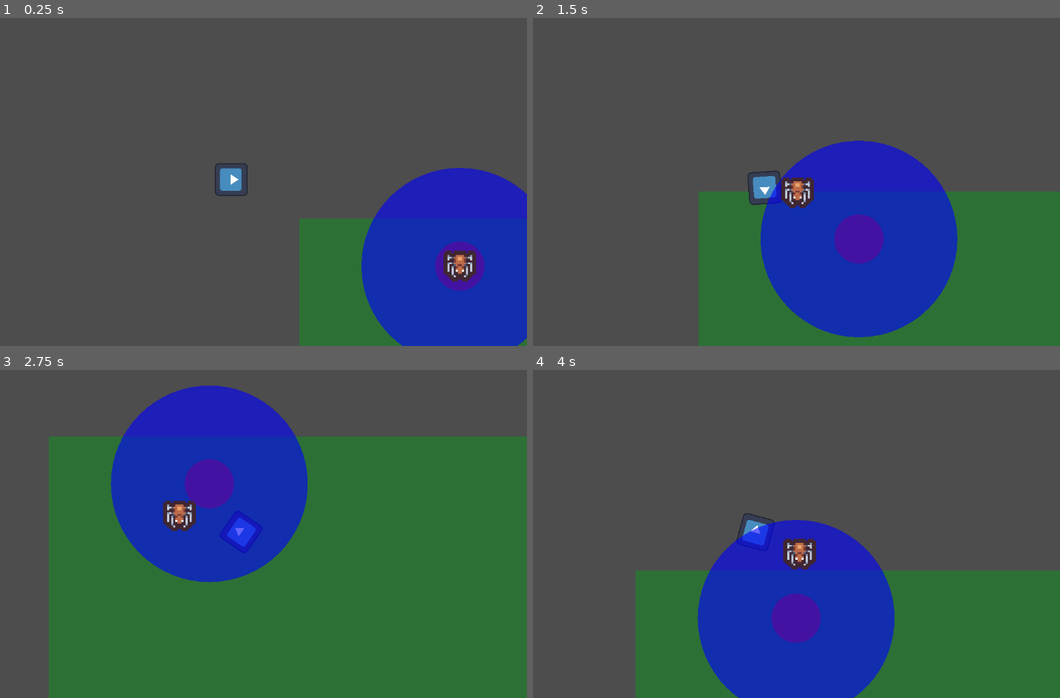
Above: before the commit, frames 1-4 (two rows, left to right).
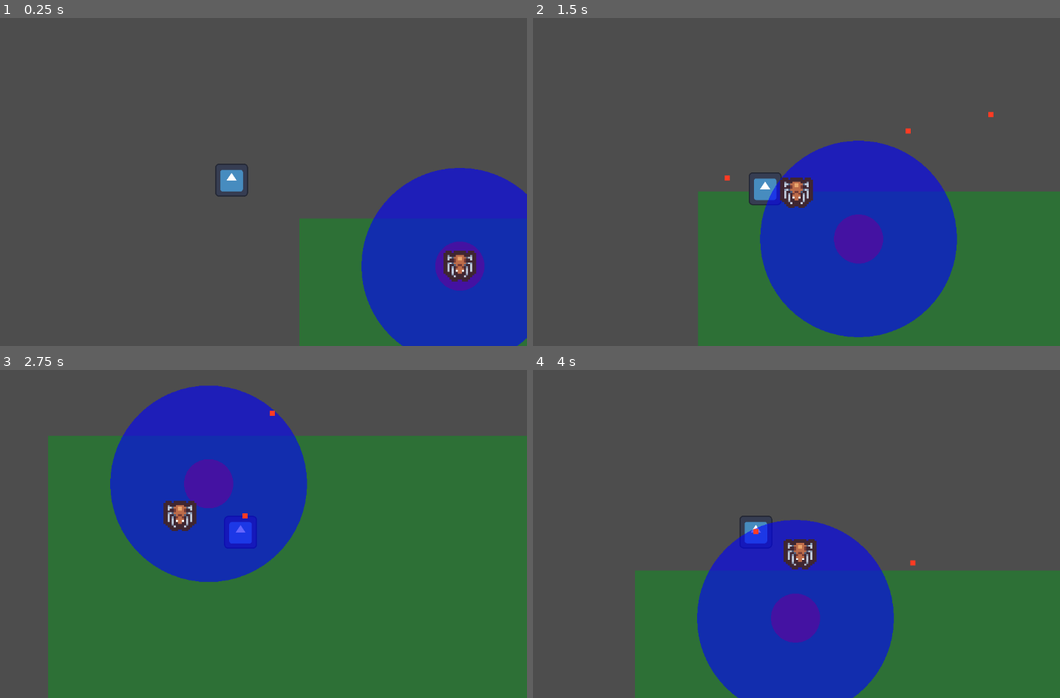
Above: after the commit, the same moments.

Repository: Harsh10k/project-static
Game: Godot game, scene res://scenes/maps/map1.tscn
Two runs of this game, one before a commit and one after it. Both use one fixed random seed, a clock stepped at 60 frames per second and the inputs below. The engine's default icon, where the game draws it, is replaced by a stand-in: a white triangle on a blue panel in a dark square.
Inputs (mouse positions are in pixels of both pictures, inside the frame that each line leads up to):
- Up to frame 1 (0.25 s): no input
- Up to frame 2 (1.5 s): tap Enter at 0.5 s; move the mouse to (896, 162) at 0.52 s; press the mouse at (896, 162) at 0.53 s; hold D (right) 0.53-1.28 s; move the mouse to (648, 195) at 1.27 s; release the mouse at (648, 195) at 1.28 s; hold S (down) from 1.28 s (still down); click (648, 195) at 1.35 s
- Up to frame 3 (2.75 s): move the mouse to (289, 458) at 2.02 s; release S (down) at 2.03 s; press the mouse at (289, 458) at 2.03 s; hold D (right) from 2.03 s (still down)
- Up to frame 4 (4 s): move the mouse to (733, 599) at 2.77 s; release D (right) at 2.78 s; release the mouse at (733, 599) at 2.78 s; hold W (up) 2.78-3.53 s; click (733, 599) at 2.85 s; move the mouse to (944, 583) at 3.52 s; press the mouse at (944, 583) at 3.53 s; hold A (left) from 3.53 s (still down)

The runs differ from the first frame. In frame 1, 0.1% of the frame differs, in the area x 40-48%, y 44-55%; in frame 2, 0.7%; in frame 3, 0.9%, in the area x 9-100%, y 4-100%; in frame 4, 0.6%.

Commit message:
Minor bug fixes

Diff:
--- a/scenes/entities/player/player.gd
+++ b/scenes/entities/player/player.gd
@@ -1,40 +1,42 @@
 extends CharacterBody2D
-
 
 @export var bullet_scene: PackedScene
 @export var fire_rate: float = 0.2
+@export var speed: int = 500
 
-@onready var muzzle = $Marker2D
-@onready var fire_timer = Timer.new()
+@onready var muzzle: Marker2D = $Marker2D
+@onready var fire_timer: Timer = Timer.new()
 
-@export var speed: int = 500
 var input_direction: Vector2
 
 
-func _ready():
+func _ready() -> void:
 	fire_timer.wait_time = fire_rate
 	fire_timer.one_shot = true
 	add_child(fire_timer)
 
+
 func _physics_process(_delta: float) -> void:
+	# Movement
 	input_direction = Input.get_vector("left", "right", "up", "down")
-
-	look_at(get_global_mouse_position())
-
 	velocity = input_direction * speed
 	move_and_slide()
 
-func _input(event):
-	if event.is_action_pressed("left_click"):
+	# Continuous shooting while left click is held
+	if Input.is_action_pressed("left_click"):
 		shoot()
 
-func shoot():
+
+func shoot() -> void:
+	# Enforce fire rate
 	if not fire_timer.is_stopped():
 		return
 
 	var bullet = bullet_scene.instantiate()
 	bullet.global_position = muzzle.global_position
-	bullet.direction = (get_global_mouse_position() - muzzle.global_position).normalized()
+	bullet.direction = (
+		get_global_mouse_position() - muzzle.global_position
+	).normalized()
+
 	get_tree().current_scene.add_child(bullet)
-
 	fire_timer.start()
--- a/scenes/weapons/bullet/bullet.gd
+++ b/scenes/weapons/bullet/bullet.gd
@@ -1,6 +1,6 @@
 extends Area2D
 
-@export var speed: float = 800.0
+@export var speed: float = 1100.0
 @export var damage: int = 10
 
 var direction: Vector2
--- a/scenes/weapons/bullet/bullet.tscn
+++ b/scenes/weapons/bullet/bullet.tscn
@@ -9,10 +9,17 @@
 collision_layer = 8
 collision_mask = 5
 script = ExtResource("1_xc2js")
-metadata/_edit_vertical_guides_ = [-7.0, 7.0]
+metadata/_edit_vertical_guides_ = [-5.0, 5.0]
 metadata/_edit_horizontal_guides_ = [-5.0, 5.0]
 
 [node name="CollisionShape2D" type="CollisionShape2D" parent="."]
 shape = SubResource("RectangleShape2D_in1rd")
 
+[node name="ColorRect" type="ColorRect" parent="."]
+offset_left = -5.0
+offset_top = -5.0
+offset_right = 5.0
+offset_bottom = 5.0
+color = Color(1, 0.23137255, 0.13725491, 1)
+
 [connection signal="body_entered" from="." to="." method="_on_body_entered"]
